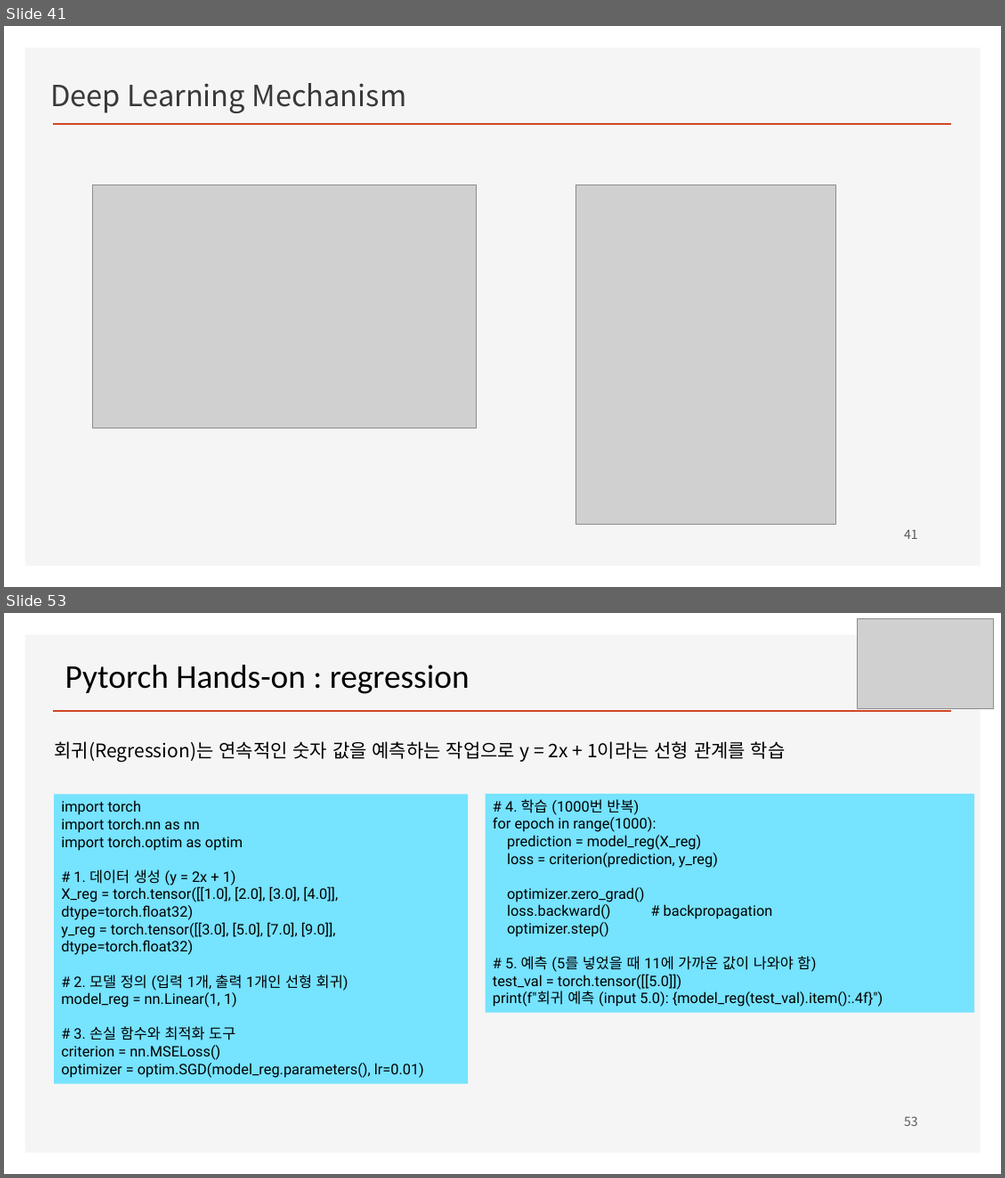
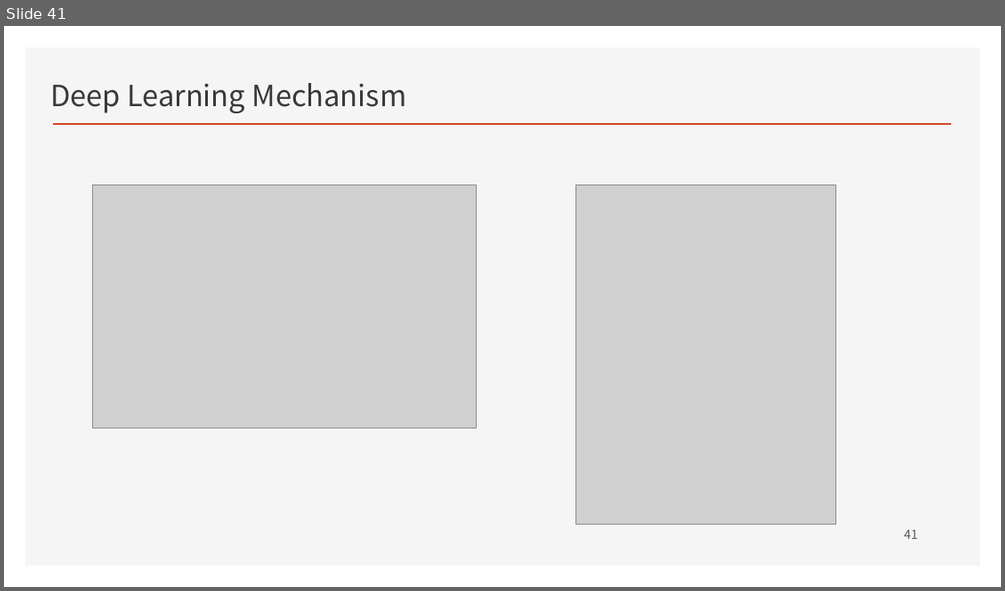
Before and after one commit to ancestor9/mathematics-for-machine-learning, a slide deck: Linear_Algebra/w4_Perceptron_Regression.pptx. Shown one above the other, each under a label of ours: slides 41 and 53 before the commit, slide 41 after it; the slides between them are not shown. The pictures are 1005x1178 and 1005x591 pixels, drawn with LibreOffice and Linux fonts; fonts in the diff are those of the drawing; grey boxes stand for pictures; background and template pictures are left out. Boxes give left, top, right and bottom in pixels: in the first picture for what was removed or moved away, otherwise in the second. Text is boxed around its words. In the diff, an @@ line names an element or a change of style, - is before the commit and + after.

```diff
--- a/Linear_Algebra/w4_Perceptron_Regression.pptx
+++ b/Linear_Algebra/w4_Perceptron_Regression.pptx
@@ slide 53 removed at [4, 613, 1001, 1174], background #FFFFFF; not listed: 2 template elements that a slide beside it also shows @@
@@ picture removed at [858, 619, 994, 709] @@
@@ text removed at [65, 665, 469, 694] @@
-Pytorch Hands-on : regression
@@ text removed at [55, 741, 785, 762] @@
-회귀(Regression)는 연속적인 숫자 값을 예측하는 작업으로 y = 2x + 1이라는 선형 관계를 학습
@@ rectangle removed at [54, 794, 468, 1083] @@
-import torch
-import torch.nn as nn
-import torch.optim as optim
-# 1. 데이터 생성 (y = 2x + 1)
-X_reg = torch.tensor([[1.0], [2.0], [3.0], [4.0]], dtype=torch.float32)
-y_reg = torch.tensor([[3.0], [5.0], [7.0], [9.0]], dtype=torch.float32)
-# 2. 모델 정의 (입력 1개, 출력 1개인 선형 회귀)
-model_reg = nn.Linear(1, 1)
-# 3. 손실 함수와 최적화 도구
-criterion = nn.MSELoss()
-optimizer = optim.SGD(model_reg.parameters(), lr=0.01)
@@ rectangle removed at [485, 793, 975, 1013] @@
-# 4. 학습 (1000번 반복)
-for epoch in range(1000):
-prediction = model_reg(X_reg)
-loss = criterion(prediction, y_reg)
-optimizer.zero_grad()
-loss.backward() # backpropagation
-optimizer.step()
-# 5. 예측 (5를 넣었을 때 11에 가까운 값이 나와야 함)
-test_val = torch.tensor([[5.0]])
-print(f"회귀 예측 (input 5.0): {model_reg(test_val).item():.4f}")
@@ page number removed at [904, 1116, 918, 1126] @@
-53
```
Also in this commit, not shown: 20 other slides removed, 2 other files.
